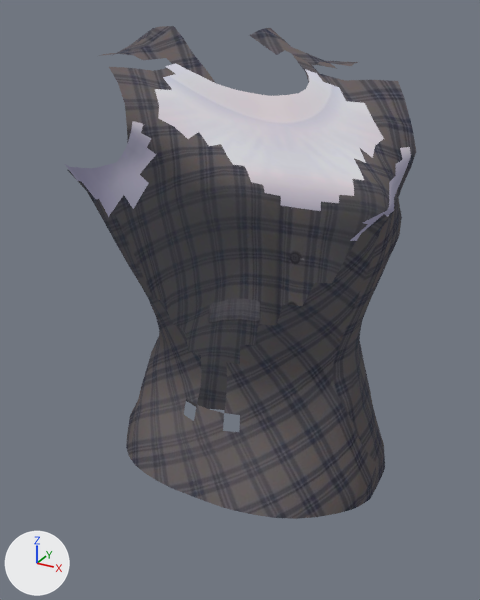
Renders of the glTF model parts/tops_bank_blouse_vest_female_1.glb from each side of a commit.
Both versions are drawn from a 50 mm camera at (0.252, -0.453, 1.329) aimed at (-0.009, 0.023, 1.091). Every picture has the same lights, and +X, +Y and +Z are marked at lower left. The first picture is the older version. Vertices at exactly the same position are counted once.

Names of what the first picture shows: 'shirt_underneath_quads', 'vest_quads'.
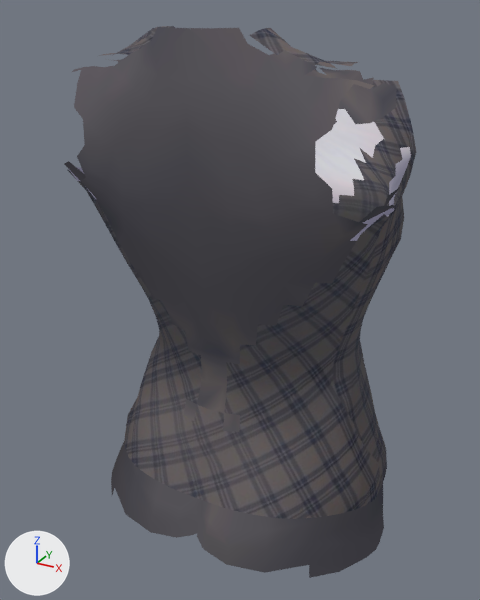
Boxes (x1, y1, x2, y2) around the edits, measured in the pictures (480 x 600 px; the box of a moved part takes in the faces that stretch with it):
'vest_quads', reshaped (12% taller)
    before: (68, 26, 416, 519)
    after: (64, 26, 416, 578)
part 1 of me_mesh_004, added
    after: (64, 27, 400, 578)
part 2 of me_mesh_004, added
    after: (106, 59, 397, 124)
part 3 of me_mesh_004, moved or reshaped
    before: (104, 58, 416, 519)
    after: (104, 120, 416, 519)

The change, as a list of edits to the scene's bpy script:
```text
Change me_mesh_004:
    used by ob_vest_quads; location = (0.0, 0.0, 0.0)
    remove me_mesh_004.from_pydata(...)  # 780 vertices, 1396 faces; spans x -0.134..0.134, y -0.074..0.132, z 0.916..1.317
    add me_mesh_004.from_pydata(...)  # 1429 vertices, 2360 faces; spans x -0.14..0.14, y -0.089..0.134, z 0.844..1.318
    me_mesh_004 part 1: a new loose piece of 499 vertices spanning x -0.14..0.14, y -0.089..0.11, z 0.844..1.318, in mat_89e4ad72d06141d4a06c42d2ff2edd32_1_24950461
    me_mesh_004 part 2: a new loose piece of 129 vertices spanning x -0.12..0.12, y -0.031..0.083, z 1.219..1.294, in mat_89e4ad72d06141d4a06c42d2ff2edd32_1_24950461
    me_mesh_004 part 3: 272 vertices moved from x -0.126..0.126, y -0.053..0.132, z 0.916..1.285 to x -0.13..0.13, y -0.054..0.134, z 0.917..1.287; 9 vertices removed from x -0.125..0.109, y -0.015..0.038, z 0.927..1.146; 30 vertices added at x -0.13..0.122, y -0.015..0.038, z 0.928..1.184
```
